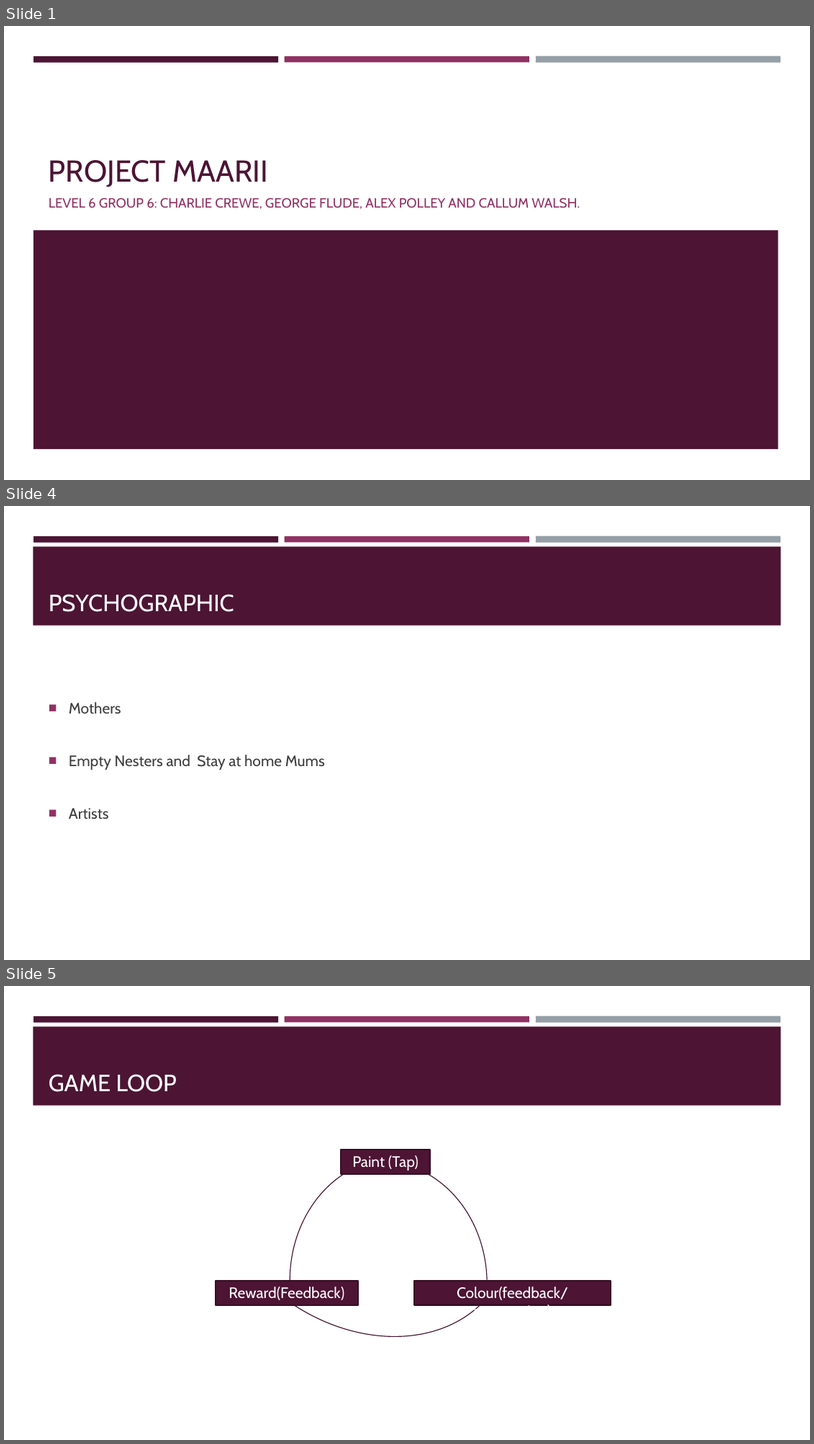
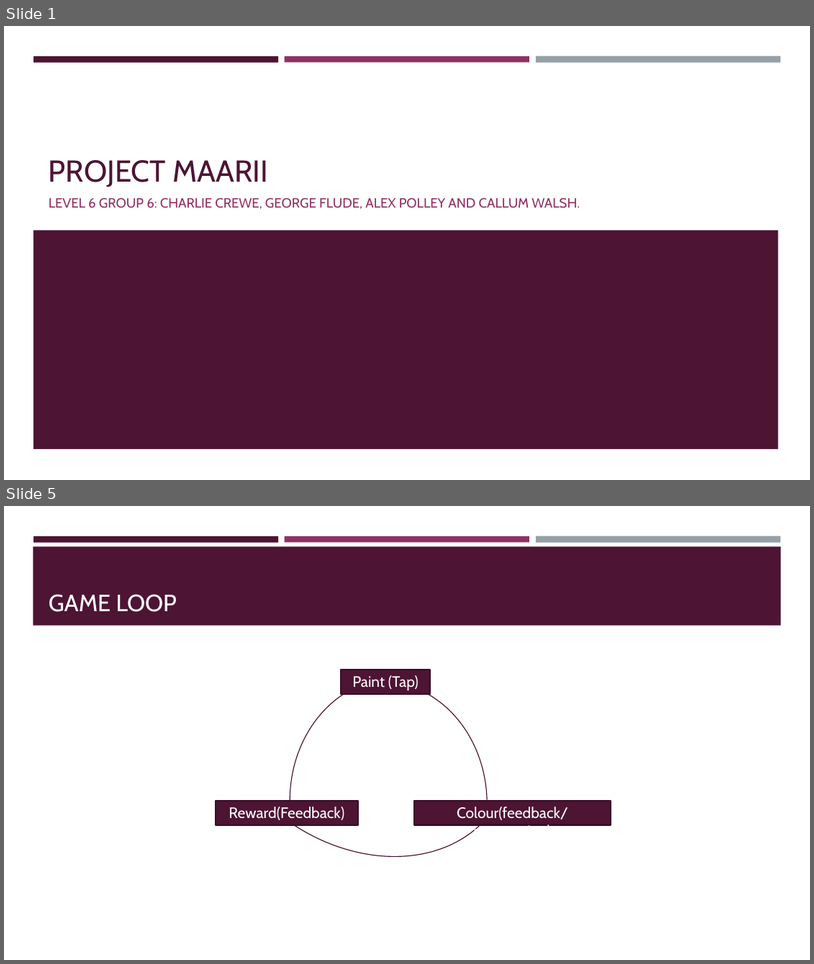
Before and after one commit to UoSGroupProjects1718/level-6-level-6-group-6, a slide deck: Presentations/Presentation1.pptx. Shown one above the other, each under a label of ours: slides 1, 4 and 5 before the commit, slides 1 and 5 after it; the slides between them are not shown. The pictures are 814x1444 and 814x964 pixels, drawn with LibreOffice and Linux fonts; fonts in the diff are those of the drawing. Boxes give left, top, right and bottom in pixels: in the first picture for what was removed or moved away, otherwise in the second. Text is boxed around its words. In the diff, an @@ line names an element or a change of style, - is before the commit and + after.

```diff
--- a/Presentations/Presentation1.pptx
+++ b/Presentations/Presentation1.pptx
@@ slide 4 removed at [4, 506, 810, 960], background #FFFFFF; not listed: 4 template elements that a slide beside it also shows @@
@@ title removed at [49, 594, 234, 612] @@
-PSYCHOGRAPHIC
@@ text removed at [69, 702, 325, 818] @@
-■ Mothers
-■ Empty Nesters and Stay at home Mums
-■ Artists
```
Also in this commit, not shown: 3 slides changed, 2 slides added, 1 other slide removed.
